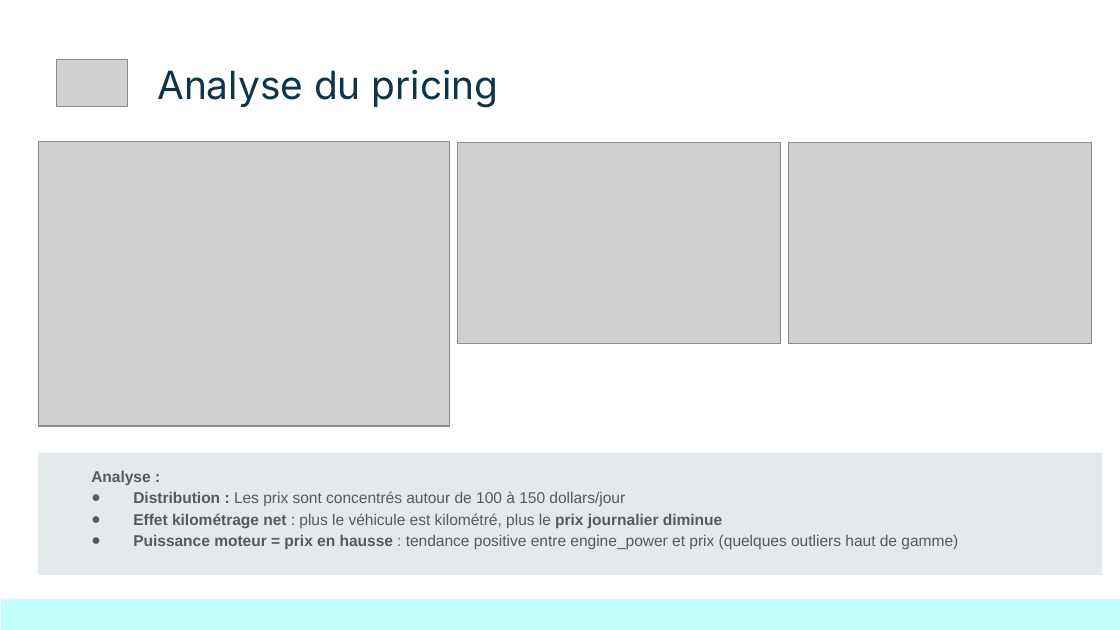
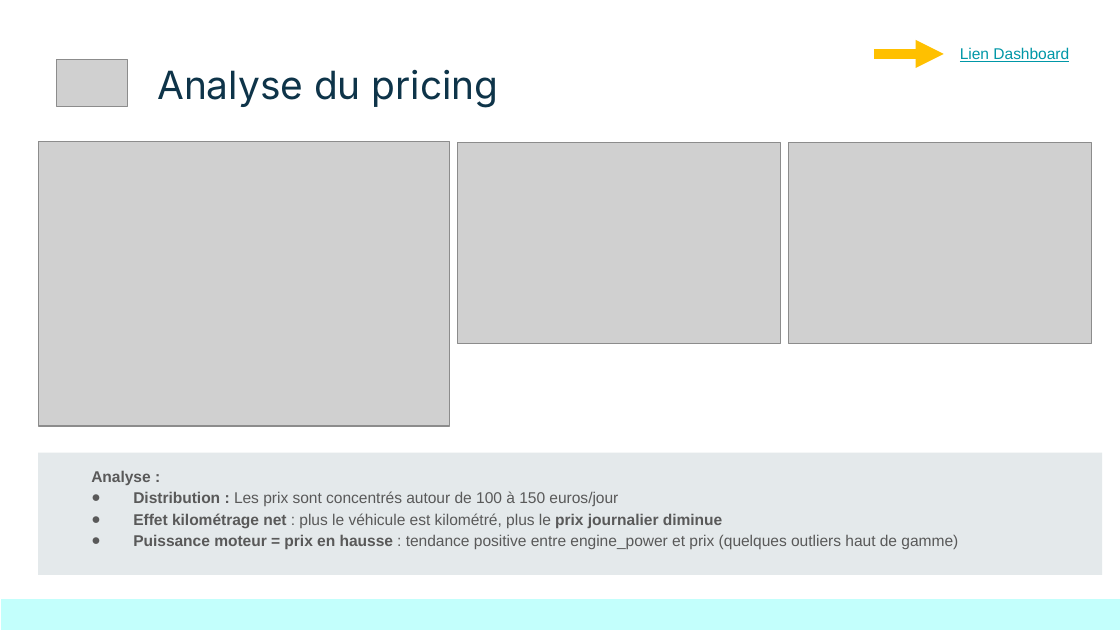
Before and after one commit to jyvuillequez/Bloc_05_Projet_Getaround, a slide deck: slide 7 of présentation/Bloc_05_Projet_Getaround.pptx. Drawn at 1120x630 pixels with LibreOffice and Linux fonts; fonts in the diff are those of the drawing; grey boxes stand for pictures. Boxes give left, top, right and bottom in pixels: in the first picture for what was removed or moved away, otherwise in the second. Text is boxed around its words. In the diff, an @@ line names an element or a change of style, - is before the commit and + after.

Commit message:
MAJ présentation

```diff
--- a/présentation/Bloc_05_Projet_Getaround.pptx
+++ b/présentation/Bloc_05_Projet_Getaround.pptx
@@ arrow added from (874, 54) to (944, 54), #FFC000 6 pt @@
@@ text added at (960, 47, 1069, 62), 10 pt, text #0097A7, underline @@
+Lien Dashboard
@@ text at (133, 491, 618, 506): text changed @@
-● Distribution : Les prix sont concentrés autour de 100 à 150 dollars/jour
+● Distribution : Les prix sont concentrés autour de 100 à 150 euros/jour
```
Also in this commit, not shown: 2 other slides changed, 1 other file.
